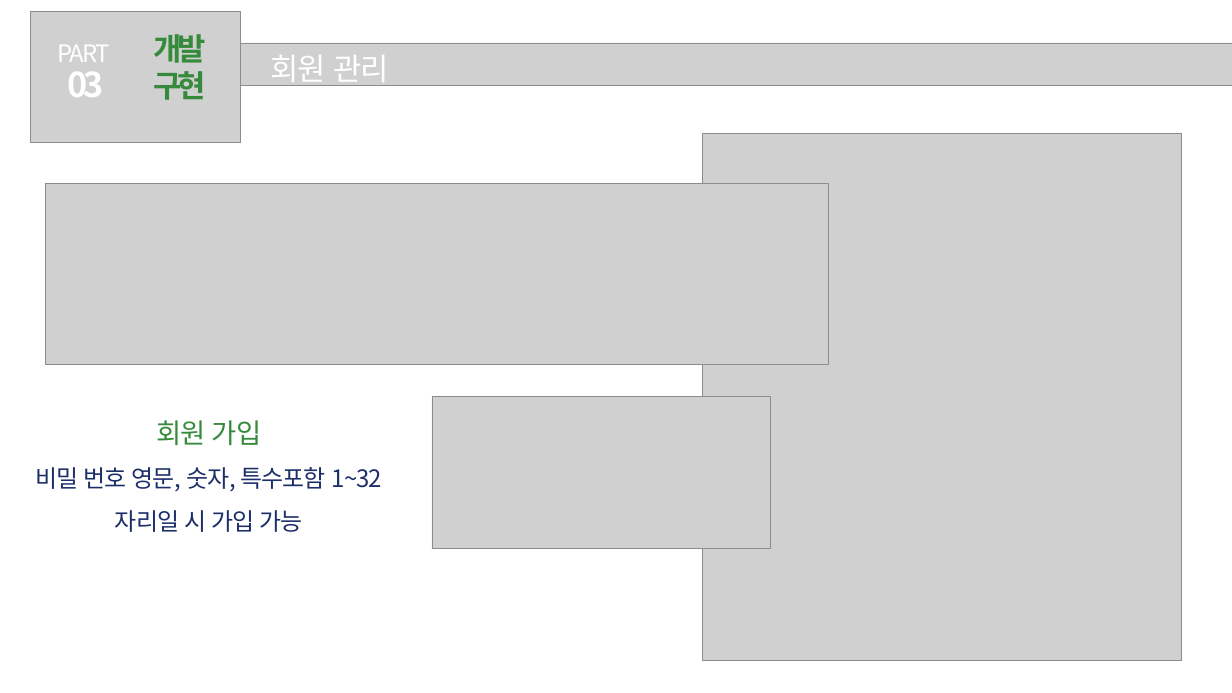
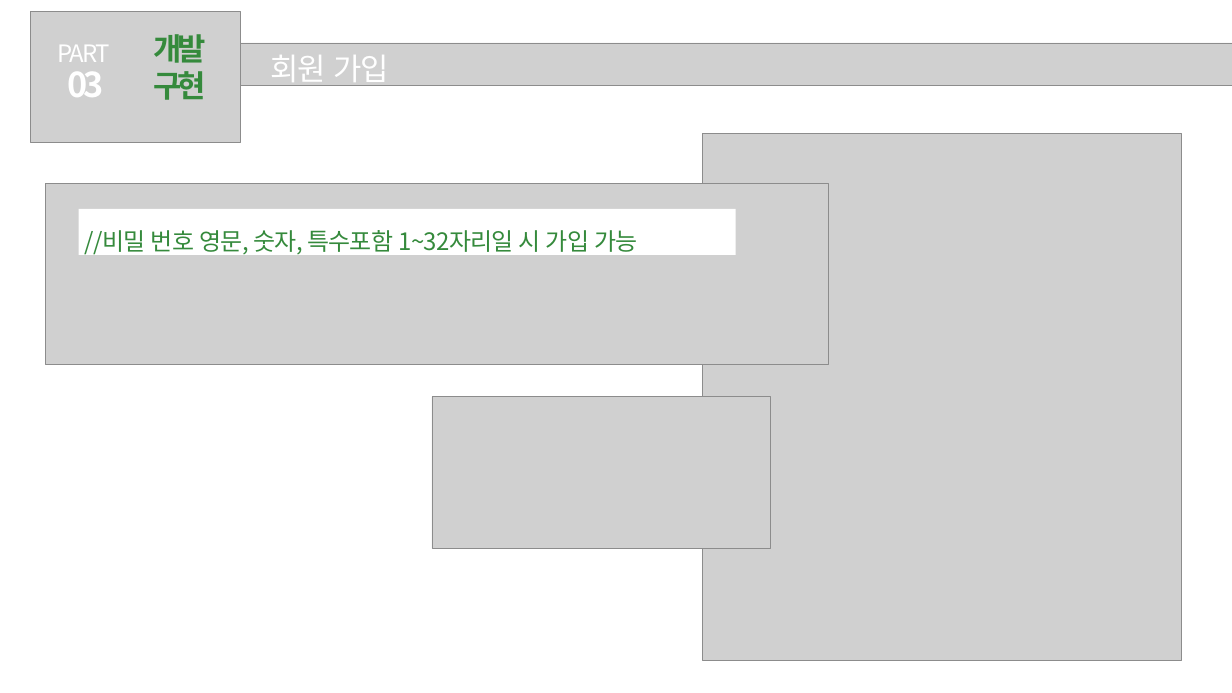
Before and after one commit to hanYijin/portfolio_2021, a slide deck: slide 5 of 공공도서관.pptx. Drawn at 1232x693 pixels with LibreOffice and Linux fonts; fonts in the diff are those of the drawing; grey boxes stand for pictures. Boxes give left, top, right and bottom in pixels: in the first picture for what was removed or moved away, otherwise in the second. Text is boxed around its words. In the diff, an @@ line names an element or a change of style, - is before the commit and + after.

```diff
--- a/공공도서관.pptx
+++ b/공공도서관.pptx
@@ text at <box>270,55,389,88</box>: text changed @@
-회원 관리
+회원 가입
@@ rectangle "//비밀 번호 영문, 숫자, 특수포함 ...": place and size @@
-rectangle "//비밀 번호 영문, 숫자, 특수포함 ..." at <box>35,420,383,532</box>
+rectangle "//비밀 번호 영문, 숫자, 특수포함 ..." at <box>79,209,736,254</box>
@@ rectangle "//비밀 번호 영문, 숫자, 특수포함 ..." at <box>79,209,736,254</box>: fill none to #FFFFFF @@
@@ text in rectangle at <box>85,230,637,257</box>: text changed; text colour #1C2F69 to #358A3C @@
-회원 가입
-비밀 번호 영문, 숫자, 특수포함 1~32자리일 시 가입 가능
+//비밀 번호 영문, 숫자, 특수포함 1~32자리일 시 가입 가능
```
Also in this commit, not shown: 1 other slide changed, 4 slides added.
